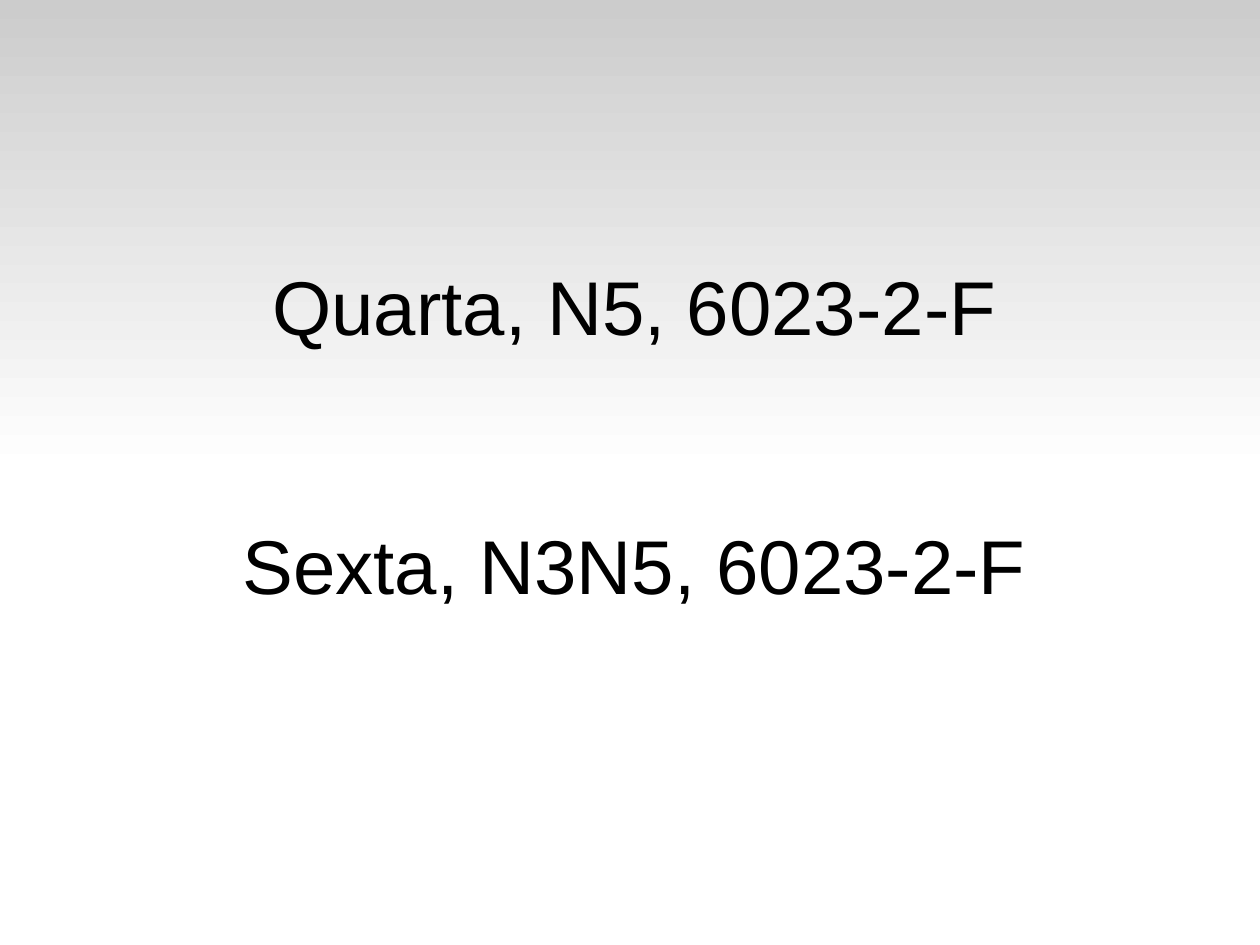
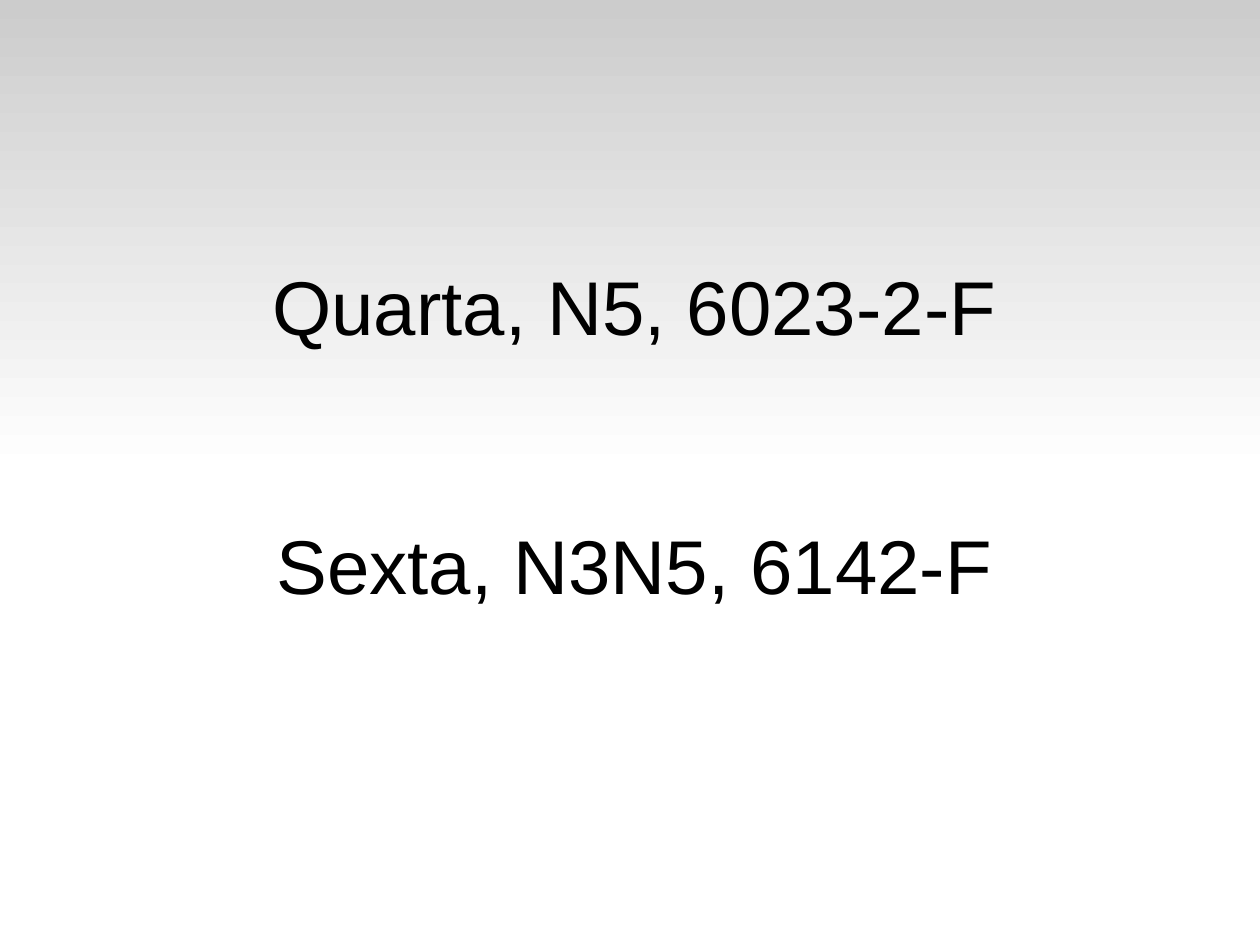
Before and after one commit to fsantanna-uerj/LP1, a slide deck: slide 2 of Slides/lp1-00-intro.odp. Drawn at 1260x945 pixels with LibreOffice and Linux fonts; fonts in the diff are those of the drawing. Boxes give left, top, right and bottom in pixels: in the first picture for what was removed or moved away, otherwise in the second. Text is boxed around its words. In the diff, an @@ line names an element or a change of style, - is before the commit and + after.

```diff
--- a/Slides/lp1-00-intro.odp
+++ b/Slides/lp1-00-intro.odp
@@ subtitle at bbox=[277, 540, 991, 604]: text changed @@
-Sexta, N3N5, 6023-2-F
+Sexta, N3N5, 6142-F
```
Also in this commit, not shown: 3 other files.
